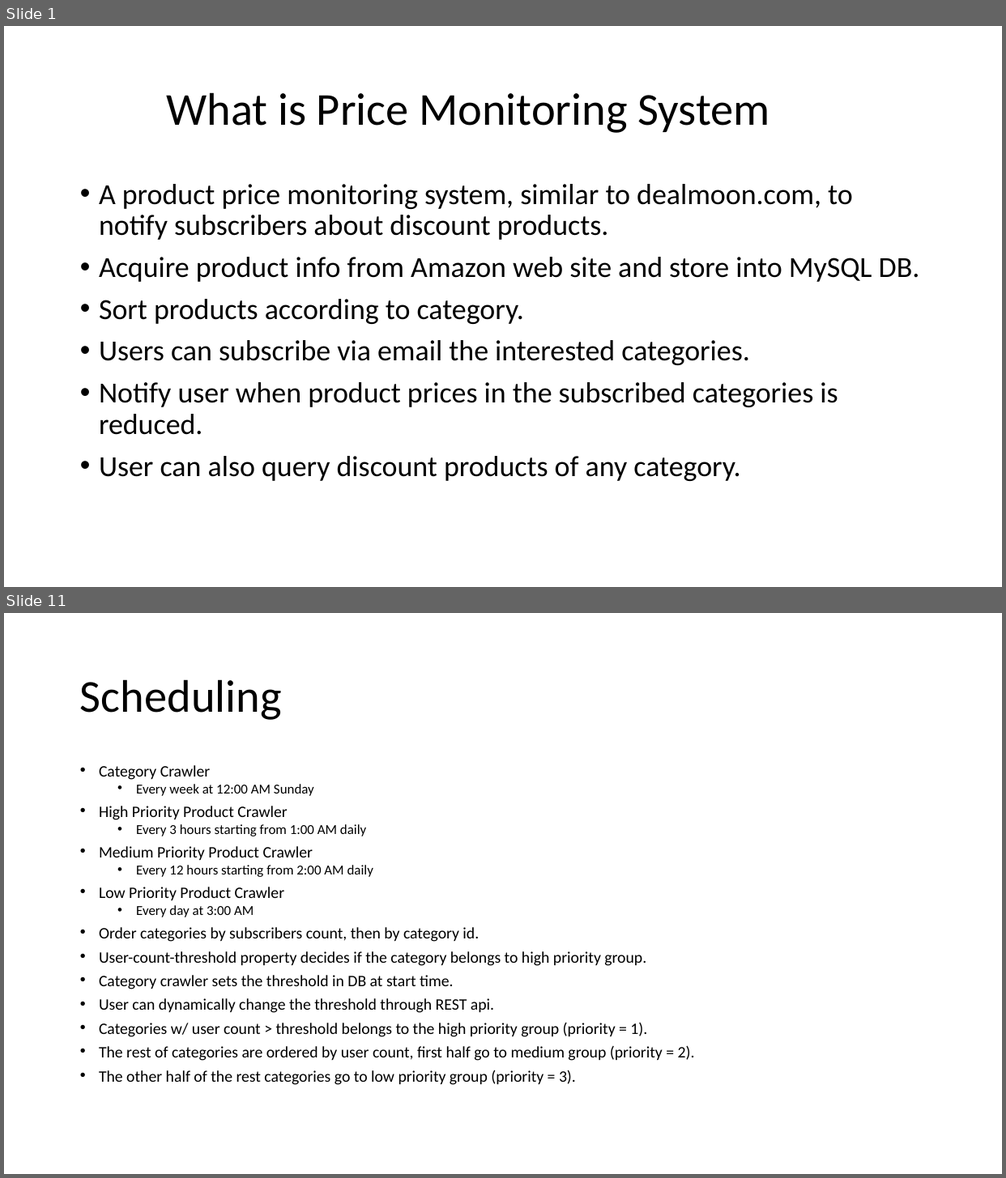
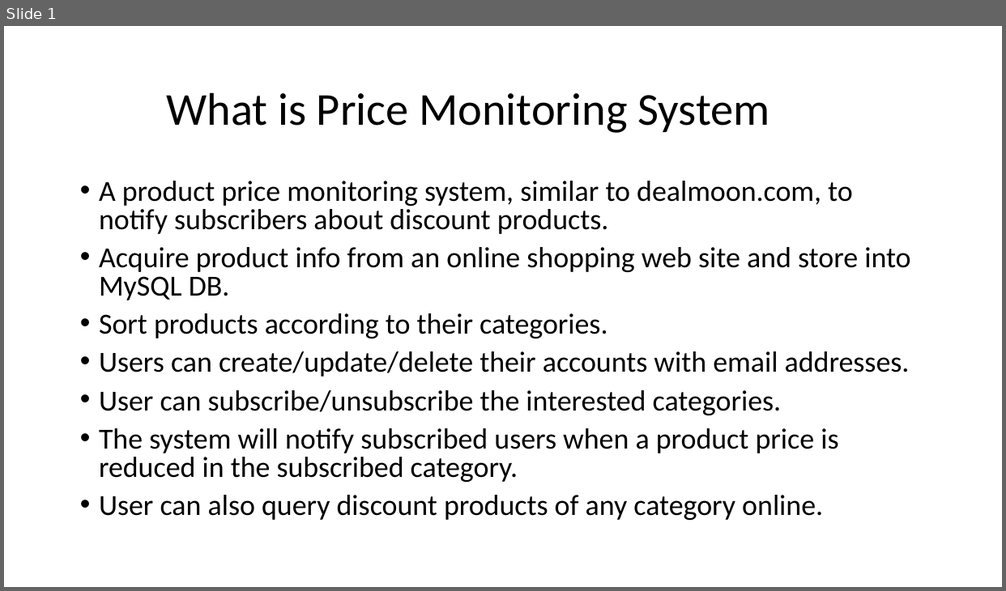
Before and after one commit to youhusky/price-monitoring-system, a slide deck: PriceMonitoringDesign.pptx. Shown one above the other, each under a label of ours: slides 1 and 11 before the commit, slide 1 after it; the slides between them are not shown. The pictures are 1006x1178 and 1006x591 pixels, drawn with LibreOffice and Linux fonts; fonts in the diff are those of the drawing. Boxes give left, top, right and bottom in pixels: in the first picture for what was removed or moved away, otherwise in the second. Text is boxed around its words. In the diff, an @@ line names an element or a change of style, - is before the commit and + after.

```diff
--- a/PriceMonitoringDesign.pptx
+++ b/PriceMonitoringDesign.pptx
@@ slide 11 removed at [4,613,1002,1174], background #FFFFFF @@
@@ title removed at [80,679,282,720] @@
-Scheduling
@@ text removed at [99,765,695,1085] @@
-• Category Crawler
-  • Every week at 12:00 AM Sunday
-• High Priority Product Crawler
-  • Every 3 hours starting from 1:00 AM daily
-• Medium Priority Product Crawler
-  • Every 12 hours starting from 2:00 AM daily
-• Low Priority Product Crawler
-  • Every day at 3:00 AM
-• Order categories by subscribers count, then by category id.
-• User-count-threshold property decides if the category belongs to high priority group.
-• Category crawler sets the threshold in DB at start time.
-• User can dynamically change the threshold through REST api.
-• Categories w/ user count > threshold belongs to the high priority group (priority = 1).
-• The rest of categories are ordered by user count, first half go to medium group (priority = 2).
-• The other half of the rest categories go to low priority group (priority = 3).
@@ slide 1 changed as well @@
@@ text at [99,181,853,234]: line spacing 0.9 to 0.8 @@
@@ text at [99,247,910,520]: text changed @@
-• Acquire product info from Amazon web site and store into MySQL DB.
-• Sort products according to category.
-• Users can subscribe via email the interested categories.
-• Notify user when product prices in the subscribed categories is reduced.
-• User can also query discount products of any category.
+• Acquire product info from an online shopping web site and store into MySQL DB.
+• Sort products according to their categories.
+• Users can create/update/delete their accounts with email addresses.
+• User can subscribe/unsubscribe the interested categories.
+• The system will notify subscribed users when a product price is reduced in the subscribed category.
+• User can also query discount products of any category online.
```
Also in this commit, not shown: 3 other slides changed, 6 slides added, 6 other slides removed.
